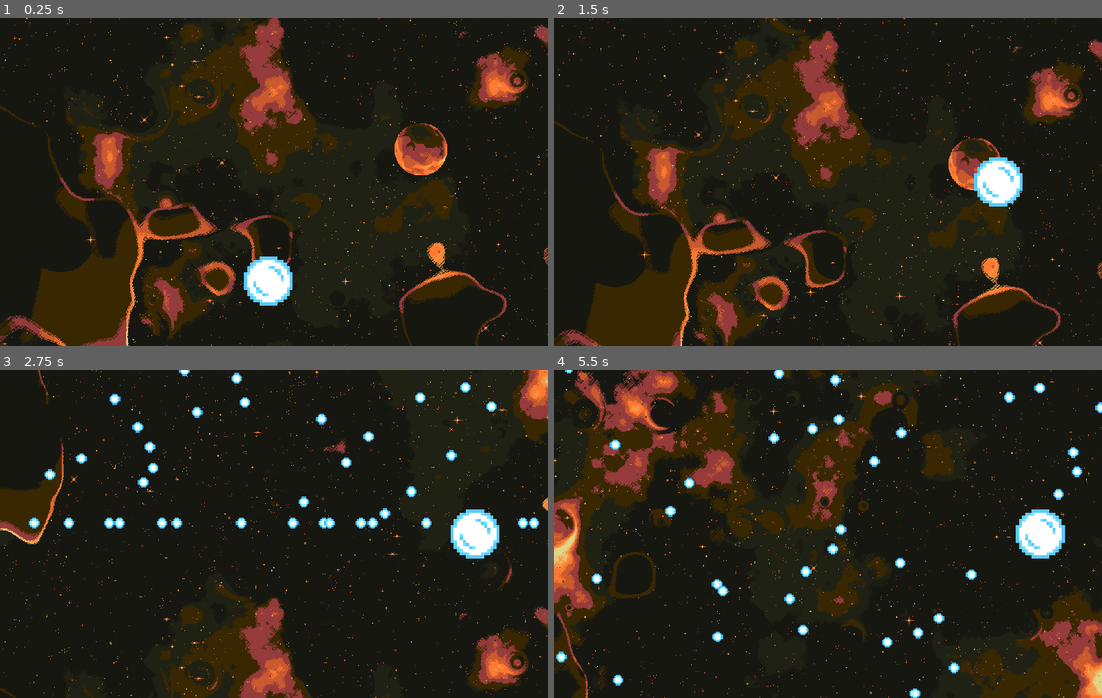
Above: before the commit, frames 1-4 (two rows, left to right).
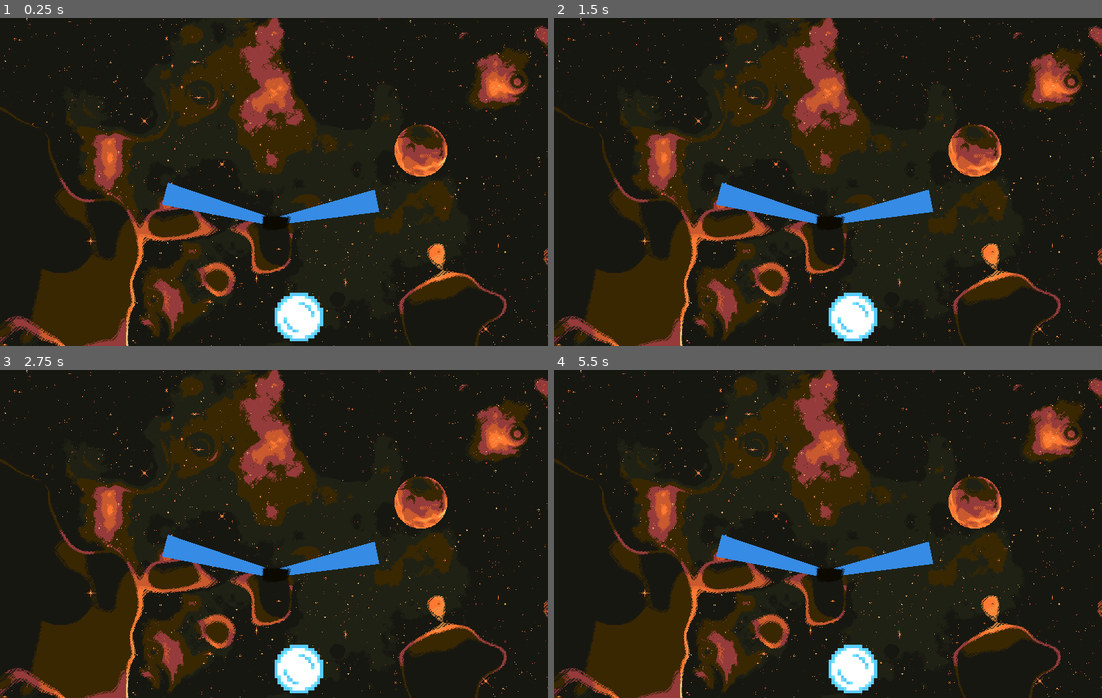
Above: after the commit, the same moments.

Repository: qiiiii24/release_game
Game: Godot game, scene res://Scene/main.tscn
Two runs of this game, one before a commit and one after it. Both use one fixed random seed, a clock stepped at 60 frames per second and the inputs below.
Inputs (mouse positions are in pixels of both pictures, inside the frame that each line leads up to):
- Up to frame 1 (0.25 s): no input
- Up to frame 2 (1.5 s): move the mouse to (948, 165) at 0.52 s; click (948, 165) at 0.67 s; drag from (718, 198) to (800, 247) at 1.27 s
- Up to frame 3 (2.75 s): move the mouse to (328, 461) at 2.02 s; click (328, 461) at 2.17 s
- Up to frame 4 (5.5 s): drag from (800, 599) to (981, 524) at 2.77 s; move the mouse to (992, 583) at 3.52 s; click (992, 583) at 3.67 s; drag from (663, 484) to (669, 678) at 4.27 s; move the mouse to (855, 534) at 5.02 s; click (855, 534) at 5.17 s

The runs differ from the first frame. In frame 1, 9.0% of the frame differs, in the area x 0-100%, y 0-100%; in frame 2, 25%; in frame 3, 36%; in frame 4, 46%.

Commit message:
能够发射了

Diff:
--- a/Scene/main.tscn
+++ b/Scene/main.tscn
@@ -1,10 +1,11 @@
-[gd_scene load_steps=9 format=3 uid="uid://ro4lxa4s1gnj"]
+[gd_scene load_steps=10 format=3 uid="uid://ro4lxa4s1gnj"]
 
 [ext_resource type="Texture2D" uid="uid://f0db2e0mgxeh" path="res://Assets/Space Background (2).png" id="1_s07e7"]
 [ext_resource type="Shader" path="res://shader/scroll.gdshader" id="1_w5mfm"]
 [ext_resource type="PackedScene" uid="uid://c2freeyys5ri8" path="res://Scene/player.tscn" id="2_vs64h"]
 [ext_resource type="PackedScene" uid="uid://da2etvm85mka2" path="res://Scene/generators.tscn" id="4_5s2md"]
 [ext_resource type="Script" path="res://Scene/wall.gd" id="5_4hx0k"]
+[ext_resource type="PackedScene" uid="uid://dupw6g1rmpnny" path="res://Scene/sling_shot.tscn" id="6_yidns"]
 
 [sub_resource type="ShaderMaterial" id="ShaderMaterial_fibsh"]
 shader = ExtResource("1_w5mfm")
@@ -39,13 +40,16 @@
 size_flags_vertical = 4
 texture = ExtResource("1_s07e7")
 
-[node name="Player" parent="." instance=ExtResource("2_vs64h")]
-position = Vector2(529, 497)
+[node name="Player" parent="." node_paths=PackedStringArray("sling_shot") instance=ExtResource("2_vs64h")]
+position = Vector2(589, 570)
 scale = Vector2(6, 6)
 collision_layer = 3
 collision_mask = 3
+sling_shot = NodePath("../SlingShot")
 
-[node name="Camera2D" type="Camera2D" parent="Player"]
+[node name="MoveCamera" type="Camera2D" parent="Player"]
+unique_name_in_owner = true
+enabled = false
 limit_left = 0
 limit_right = 1080
 limit_bottom = 650
@@ -79,3 +83,8 @@
 [node name="CollisionShape2D" type="CollisionShape2D" parent="RigidBody2D"]
 position = Vector2(540, 654.5)
 shape = SubResource("RectangleShape2D_h1ycp")
+
+[node name="SlingShot" parent="." node_paths=PackedStringArray("player") instance=ExtResource("6_yidns")]
+position = Vector2(385, 555)
+scale = Vector2(2, 2)
+player = NodePath("../Player")
--- a/Scene/player.gd
+++ b/Scene/player.gd
@@ -3,14 +3,32 @@
 
 const BOUNCE_SPEED := 0.8
 
+@onready var area_2d: Area2D = $Area2D
+@onready var move_camera: Camera2D = %MoveCamera
+
+
 ## 初速度
 @export var initial_velocity := -400
+@export var sling_shot: Node2D
 
-func _input(event: InputEvent) -> void:
-	if event is InputEventMouseButton:
-		if event.button_index == MOUSE_BUTTON_LEFT :
-			velocity.y += initial_velocity
-			velocity.x += 200
+var drag : bool = false
+
+func _ready() -> void:
+	area_2d.input_event.connect(_on_area_2d_input_event)
+	sling_shot.drag_mode.connect(launch)
+
+func _unhandled_input(event: InputEvent) -> void:
+	if event is InputEventMouseButton :
+		if event.button_index == MOUSE_BUTTON_LEFT:
+			if event.is_released():
+				drag = false
+
+##测试用
+#func _input(event: InputEvent) -> void:
+	#if event is InputEventMouseButton:
+		#if event.button_index == MOUSE_BUTTON_LEFT:
+			#velocity.y += initial_velocity
+			#velocity.x += 200
 
 func _physics_process(delta: float) -> void:
 
@@ -23,4 +41,19 @@
 	if not is_on_floor():
 		velocity += get_gravity() * delta
 
+	if drag:
+		position = to_global(get_local_mouse_position())
+
 	#move_and_slide()
+
+
+## 发射
+func launch(speed: Vector2) -> void:
+	velocity = speed
+	#print(speed)
+
+func _on_area_2d_input_event(_viewport: Node, event: InputEvent, _shape_idx: int) -> void:
+	if event is InputEventMouseButton:
+		if event.button_index == MOUSE_BUTTON_LEFT:
+			if event.is_pressed():
+				drag = true
--- a/Scene/player.tscn
+++ b/Scene/player.tscn
@@ -18,3 +18,8 @@
 
 [node name="CollisionShape2D" type="CollisionShape2D" parent="."]
 shape = SubResource("CircleShape2D_m5v2o")
+
+[node name="Area2D" type="Area2D" parent="."]
+
+[node name="CollisionShape2D" type="CollisionShape2D" parent="Area2D"]
+shape = SubResource("CircleShape2D_m5v2o")
--- a/Scene/sling_shot.gd
+++ b/Scene/sling_shot.gd
@@ -1,4 +1,6 @@
 extends Node2D
+
+signal drag_mode
 
 @onready var sling_shot_end: Sprite2D = $SlingShotEnd
 @onready var line_2d_2: Line2D = $Line2D2
@@ -7,36 +9,56 @@
 @onready var area_2d: Area2D = $Area2D
 
 @export var max_strech_distance : float = 150
+@export var initial_velocity_factor : float = 20
+@export var player: Player
 
+#var player : PackedScene = preload("res://Scene/player.tscn")
 var start_position : Vector2
 var drag_position : Vector2 = Vector2.ZERO
+var start_pos_l1 : Vector2
+var start_pos_l2 : Vector2
+var start_pos : Vector2
 var can_drag : bool = false :
 	set(value):
 		can_drag = value
-		line_2d.visible = can_drag
-		line_2d_2.visible = can_drag
-		sling_shot_end.visible = can_drag
+		line_2d.set_point_position(1,start_pos_l1)
+		line_2d_2.set_point_position(1,start_pos_l2)
+		sling_shot_end.position = start_pos
+		if can_drag:
+			print("进入drag模式")
+		else:
+			print("退出drag模式")
+		#line_2d.visible = can_drag
+		#line_2d_2.visible = can_drag
+		#sling_shot_end.visible = can_drag
 
-func _unhandled_input(event: InputEvent) -> void:
+func _input(event: InputEvent) -> void:
 	if event is InputEventMouseButton :
 		if event.button_index == MOUSE_BUTTON_LEFT:
-			if event.is_released():
+			if event.is_released() and can_drag:
 				can_drag = false
+				var launch_speed = _get_launch_velicity()
+				drag_mode.emit(launch_speed)
 				drag_position = start_position
 
+
 func _ready() -> void:
-	area_2d.input_event.connect(_on_area_2d_input_event)
+	#area_2d.input_event.connect(_on_area_2d_input_event)
+	area_2d.body_entered.connect(_on_area_2d_body_entered, CONNECT_ONE_SHOT)
 	start_position = marker_2d.position
+	start_pos_l1 = line_2d.get_point_position(1)
+	start_pos_l2 = line_2d_2.get_point_position(1)
+	start_pos = sling_shot_end.position
 
 func _process(delta: float) -> void:
 	if can_drag:
 		_update_sling_band()
+		player.global_position = to_global(drag_position)
 
 ## 更新橡皮筋效果
 func _update_sling_band() -> void:
 	var local_mouse_position = get_local_mouse_position()
 	var strech_vector = local_mouse_position - start_position
-
 	# 限制拉伸长度
 	#if strech_vector.y > 150:
 		#strech_vector.y = 150
@@ -48,13 +70,23 @@
 	line_2d_2.set_point_position(1,drag_position)
 	sling_shot_end.position = drag_position
 
+## 获取发射速度
+func _get_launch_velicity() -> Vector2:
+	var strech_vector = start_position - drag_position
+	return strech_vector * initial_velocity_factor
+
 ## 限制拉伸长度
 func _clamp_vector_to_length(v: Vector2, max_length: float) -> Vector2:
 	return v.normalized() * max_length if v.length() > max_length else v
 
 ## 鼠标进入area2d
-func _on_area_2d_input_event(_viewport: Node, event: InputEvent, _shape_idx: int) -> void:
-	if event is InputEventMouseButton :
-		if event.button_index == MOUSE_BUTTON_LEFT:
-			if event.is_pressed():
-				can_drag = true
+#func _on_area_2d_input_event(_viewport: Node, event: InputEvent, _shape_idx: int) -> void:
+	#if event is InputEventMouseButton :
+		#if event.button_index == MOUSE_BUTTON_LEFT:
+			#if event.is_pressed():
+				#can_drag = true
+
+## 将物体拖入范围
+func _on_area_2d_body_entered(body: Node2D) -> void:
+	if body is Player:
+		can_drag = true
--- a/Scene/sling_shot.tscn
+++ b/Scene/sling_shot.tscn
@@ -18,19 +18,14 @@
 position = Vector2(327, 157)
 script = ExtResource("1_boagb")
 
-[node name="SlingShotEnd" type="Sprite2D" parent="."]
-visible = false
-position = Vector2(-35, -8)
-texture = ExtResource("1_h6nap")
-
 [node name="Line2D2" type="Line2D" parent="."]
-visible = false
-points = PackedVector2Array(94, -18, -36, -7)
+points = PackedVector2Array(179, -97, 81, -77)
 width = 15.0
 width_curve = SubResource("Curve_v2gtn")
-default_color = Color(0.2, 0.0666667, 0, 1)
+default_color = Color(0.211392, 0.545794, 0.895315, 1)
 
 [node name="Sprite2D3" type="Sprite2D" parent="."]
+visible = false
 position = Vector2(85, 52)
 texture = ExtResource("2_4hx8g")
 metadata/_edit_group_ = true
@@ -43,14 +38,19 @@
 position = Vector2(74, -31)
 
 [node name="Line2D" type="Line2D" parent="."]
-visible = false
-points = PackedVector2Array(48, -21, -34, -8)
+points = PackedVector2Array(-30, -104, 76, -76)
 width = 15.0
 width_curve = SubResource("Curve_v2gtn")
-default_color = Color(0.2, 0.0666667, 0, 1)
+default_color = Color(0.211765, 0.545098, 0.894118, 1)
+
+[node name="SlingShotEnd" type="Sprite2D" parent="."]
+self_modulate = Color(0.211765, 0.545098, 0.894118, 1)
+position = Vector2(78, -76)
+rotation = -1.24213
+texture = ExtResource("1_h6nap")
 
 [node name="Area2D" type="Area2D" parent="."]
+position = Vector2(77, -77)
 
 [node name="CollisionShape2D" type="CollisionShape2D" parent="Area2D"]
-position = Vector2(73, 0)
 shape = SubResource("CircleShape2D_kb8tk")
Not shown, changed: 准备实现的功能.txt
